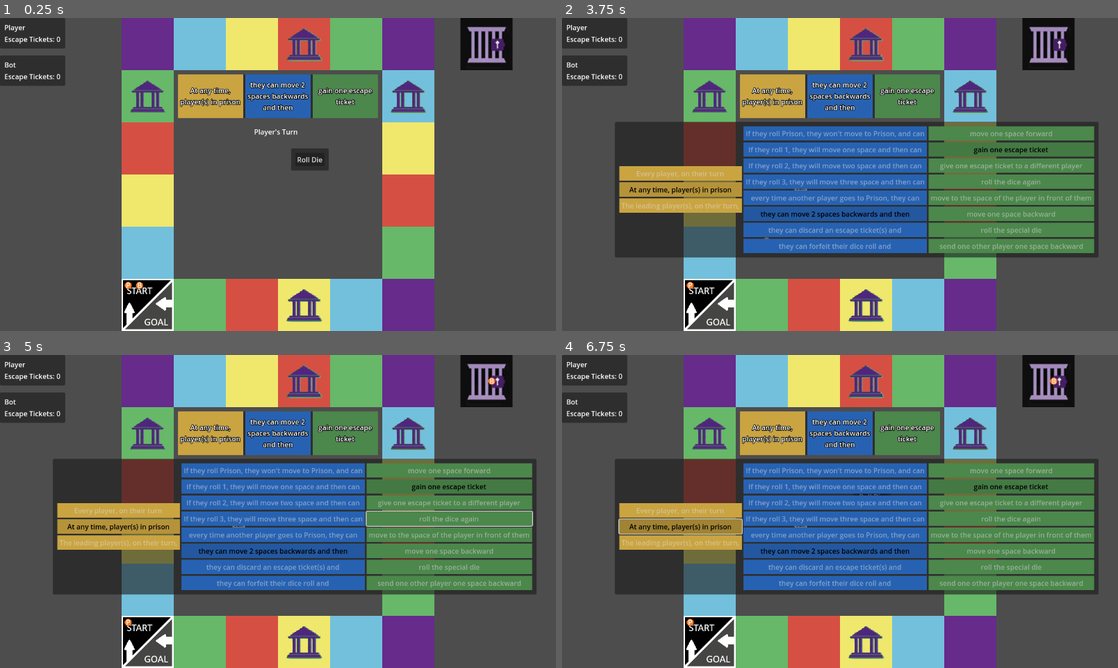
Above: before the commit, frames 1-4 (two rows, left to right).
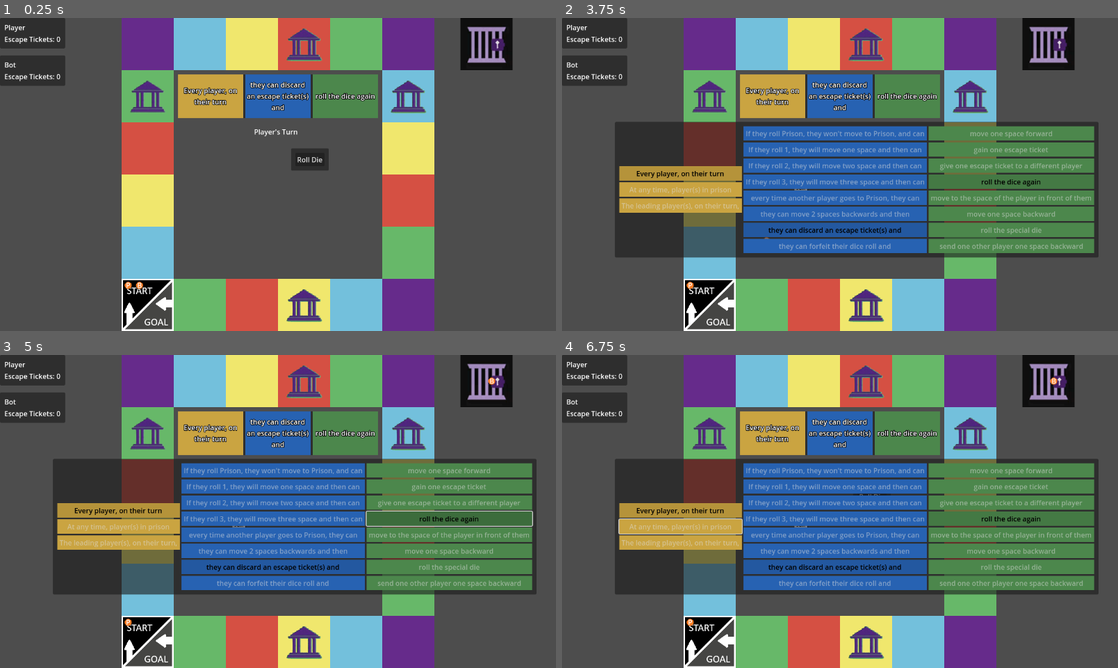
Above: after the commit, the same moments.

Repository: tjfeldman/RulesRace
Game: Godot game, scene res://rules_race_board.tscn
Two runs of this game, one before a commit and one after it. Both use one fixed random seed, a clock stepped at 60 frames per second and the inputs below.
Inputs (mouse positions are in pixels of both pictures, inside the frame that each line leads up to):
- Up to frame 1 (0.25 s): no input
- Up to frame 2 (3.75 s): click "Roll Die" at 0.5 s; tap Enter at 1.25, 3.5 s; move the mouse to (962, 158) at 1.27 s; click (962, 158) at 1.42 s; click "End Turn" at 2 s; tap Space at 2.75 s; move the mouse to (728, 190) at 2.77 s; click (728, 190) at 2.92 s; move the mouse to (895, 105) at 3.52 s; click (895, 105) at 3.67 s
- Up to frame 3 (5 s): click (450, 517) at 4.25 s, where only the run after the commit has a clickable "roll the dice again"
- Up to frame 4 (6.75 s): click (1012, 517) at 5 s, where only the run after the commit has a clickable "roll the dice again"; click (1012, 517) at 5.75 s, where only the run after the commit has a clickable "roll the dice again"; click (678, 527) at 6.5 s, where only the run before the commit has a clickable "At any time, player(s) in pri…"

The runs differ from the first frame. In frame 1, 1.0% of the frame differs, in the area x 32-68%, y 20-30%; in frame 2, 2.2%; in frame 3, 3.4%, in the area x 12-96%, y 20-70%; in frame 4, 3.0%.

Commit message:
Reworked ActionManager handling of dice. The game tracks if the player has a normal die to roll and a special die to roll. The special die will always be rolled before a normal die. The reroll die with a group option that requires the player to make a payment displays at end of turn. All other group rules cannot trigger in end of turn. Leaving prison itself no longer grants a dice, but if you use a ticket you still have your turn's roll.
Signed-off-by: Tyler Feldman <tyler.feldman148@gmail.com>

Diff:
--- a/scripts/ActionManager.gd
+++ b/scripts/ActionManager.gd
@@ -7,12 +7,18 @@
 @onready var group: Button = $PanelContainer/MarginContainer/VBoxContainer/Group
 @onready var end: Button = $PanelContainer/MarginContainer/VBoxContainer/End
 
+"""
+When a player's turn starts, they roll a die.
+Before they roll this die, they can use an escape ticket or group rule.
+Once they roll the standard die, their turn ends and they cannot use escape tickets or group rules.
+"""
+
 enum TurnState {
 	LOADING, #Game is Loading
-	START, #Start of Turn
-	CAN_ROLL, #Player can roll
-	ROLLING, #Player is Rolling
-	END, #Player is at end of their turn
+	START, #Start of Turn, player has a die to roll
+	ROLLING, #The player is rolling their die.
+	CAN_ROLL, #The player has additional dice to roll
+	END, #Player is at end of their turn, can no longer do anything else
 	OVER, #Game is over
 };
 
@@ -20,7 +26,8 @@
 static var _currentTurnState: TurnState = TurnState.LOADING;
 static func getCurrentTurnState(): return _currentTurnState;
 
-var _currentDieToRoll = Dice.Type.NONE;
+var _hasNormalDie: bool = false;
+var _hasSpecialDie: bool = false;
 var _currentGroupAction: GroupAction = GroupAction.new();
 
 #TODO: Maybe change to Static Class
@@ -36,7 +43,8 @@
 
 func _next_turn():
 	if _currentTurnState != TurnState.OVER:
-		_currentDieToRoll = Dice.Type.NORMAL;
+		_hasNormalDie = true;
+		_hasSpecialDie = false;
 		_currentTurnState = TurnState.START;
 		_show_actions();
 		if PlayerManager.getCurrentTurnPlayer().isBot():
@@ -45,19 +53,24 @@
 		else:
 			self.visible = true;
 
-func _player_moved(escapedFromPrison: bool):
-	if escapedFromPrison:
-		_currentDieToRoll = Dice.Type.NORMAL;
-	_updateTurnState();
+func _player_moved():
+	#remove the extra dice the player has one
+	if _hasNormalDie or _hasSpecialDie:
+		_currentTurnState = TurnState.CAN_ROLL;
+	#otherwise their turn is over
+	else:
+		_currentTurnState = TurnState.END;
+	_show_actions();
 	if PlayerManager.getCurrentTurnPlayer().isBot():
 		_bot_turn_action();
 
 func _gain_die(special_die: bool):
 	if special_die:
-		_currentDieToRoll = Dice.Type.SPECIAL;
+		_hasSpecialDie = true;
 	else:
-		_currentDieToRoll = Dice.Type.NORMAL;
-	_updateTurnState();
+		_hasNormalDie = true;
+	_currentTurnState = TurnState.CAN_ROLL;
+	_show_actions();
 
 func _on_escape_pressed() -> void:
 	_disable_all_actions();
@@ -66,13 +79,13 @@
 	_show_actions();
 
 func _on_dice_pressed() -> void:
-	_currentDieToRoll = Dice.Type.NONE;
+	_hasNormalDie = false;
 	_disable_all_actions();
 	_currentTurnState = TurnState.ROLLING;
 	Events.emit_signal("roll_die_action", false);
 
 func _on_special_pressed() -> void:
-	_currentDieToRoll = Dice.Type.NONE;
+	_hasSpecialDie = false;
 	_disable_all_actions();
 	_currentTurnState = TurnState.ROLLING;
 	Events.emit_signal("roll_die_action", true);
@@ -105,6 +118,24 @@
 	var currentTurnPlayer = PlayerManager.getCurrentTurnPlayer();
 	return _currentTurnState == TurnState.START and currentTurnPlayer.isInJail() and currentTurnPlayer.hasEscapeTicket();
 
+func _player_can_use_group_rule():
+	#Players can only use the group rule if the following are true
+	#The group rule is valid
+	var isValid = _currentGroupAction.isValid();
+
+	#The player can pay for the group rule
+	var canPay = _currentGroupAction.canPay(PlayerManager.getCurrentTurnPlayer());
+
+	var endOfTurn = _currentTurnState == TurnState.END;
+	#If the rule grants special dice, it is not the end of turn and the player does not have a special die
+	if _currentGroupAction.isGrantSpecialDie():
+		return isValid and canPay and not _hasSpecialDie and not endOfTurn;
+	#if the rule grants a reroll, it is end of turn and the player does not have a normal die
+	elif _currentGroupAction.isGrantReroll():
+		return isValid and canPay and not _hasNormalDie and endOfTurn
+	#otherwise just check if it is not end of turn
+	return isValid and canPay and not endOfTurn;
+
 func _player_escapes_jail():
 	var currentTurnPlayer = PlayerManager.getCurrentTurnPlayer();
 	#TODO: Move Turn Status update to this function?
@@ -131,28 +162,21 @@
 	else:
 		_on_end_pressed();
 
-func _updateTurnState():
-	if _currentTurnState == TurnState.OVER:
-		return;
-
-	if _currentDieToRoll == Dice.Type.NONE:
-		_currentTurnState = TurnState.END;
-	else:
-		_currentTurnState = TurnState.CAN_ROLL;
-	_show_actions();
-
 func _forfeit_die():
-	_currentDieToRoll = Dice.Type.NONE;
 	_currentTurnState = TurnState.END;
 
 func _show_actions():
 	_enable_all_actions();
-	var endOfTurn = _currentTurnState == TurnState.END;
-	escape.visible = _player_can_escape_jail() and not endOfTurn;
-	dice.visible = _currentDieToRoll == Dice.Type.NORMAL and not endOfTurn;
-	special.visible = _currentDieToRoll == Dice.Type.SPECIAL and not endOfTurn;
-	group.visible = _currentGroupAction.isValid() and _currentGroupAction.canPay(PlayerManager.getCurrentTurnPlayer()) and not endOfTurn;
-	end.visible = endOfTurn;
+	if _currentTurnState == TurnState.OVER:
+		self.visible = false;
+	else:
+		var endOfTurn = _currentTurnState == TurnState.END;
+
+		escape.visible = _player_can_escape_jail();
+		dice.visible = _hasNormalDie and not _hasSpecialDie and not endOfTurn;
+		special.visible = _hasSpecialDie and not endOfTurn;
+		group.visible =  _player_can_use_group_rule();
+		end.visible = endOfTurn;
 
 func _update_group_action(groupAction: GroupAction):
 	_currentGroupAction = groupAction;
--- a/scripts/Events.gd
+++ b/scripts/Events.gd
@@ -21,7 +21,7 @@
 signal gain_die_roll(special: bool);
 
 #Move Events
-signal player_moved(escapedFromPrison: bool);
+signal player_moved();
 signal player_reached_goal(player: Player);
 
 #Group Rule Events
--- a/scripts/GroupAction.gd
+++ b/scripts/GroupAction.gd
@@ -28,6 +28,12 @@
 			_action_cost_type = CostType.NONE;
 	_action_effect = effect;
 	_action_when = actionWhen;
+
+func isGrantSpecialDie():
+	return _action_effect == GroupRules.Effect.ROLL_SPECIAL_DIE;
+
+func isGrantReroll():
+	return _action_effect == GroupRules.Effect.REROLL_DIE;
 
 func isValid():
 	return _action_cost_type != CostType.NONE;
--- a/scripts/GroupRuleSelector.gd
+++ b/scripts/GroupRuleSelector.gd
@@ -72,14 +72,17 @@
 			return PlayerManager.getListOfAllOtherPlayers(affectedPlayer).filter(func(p): return p.getBoardPosition() > 0 and not p.isInJail() and not p.hasFinished());
 		Effect.TRANSFER_TICKET:
 			return affectedPlayer.hasEscapeTicket();
+		Effect.REROLL_DIE:
+			#can only reroll a die after rolling the die
+			return ActionManager.getCurrentTurnState() != ActionManager.TurnState.START;
 		_:
 			return true;
 
 func random_rule():
 	#select random group rules
-	selectedWhenRule = whenGroupButtons[1];
-	selectedTriggerRule = triggerGroupButtons[5];
-	selectedEffectRule = effectGroupButtons[1];
+	selectedWhenRule = whenGroupButtons[0];
+	selectedTriggerRule = triggerGroupButtons[6];
+	selectedEffectRule = effectGroupButtons[3];
 
 	#toggle selected
 	selectedWhenRule.button_pressed = true;
--- a/scripts/Main.gd
+++ b/scripts/Main.gd
@@ -56,7 +56,7 @@
 	var currentPlayer = PlayerManager.getCurrentTurnPlayer();
 	if await group_rule_manager.checkRollTrigger(currentPlayer, roll):
 		turn_status.text = "%s triggered the group rule" %currentPlayer.playerName;
-		Events.emit_signal("player_moved", false);
+		Events.emit_signal("player_moved");
 		return;
 
 	match roll:
@@ -64,12 +64,12 @@
 			var sentToJail = await currentPlayer.sendToJail();
 			if sentToJail:
 				turn_status.text = "%s went to jail" %currentPlayer.playerName;
-			Events.emit_signal("player_moved", false);
+			Events.emit_signal("player_moved");
 		"Escape":
 			var escapeFromJail = await currentPlayer.escapeFromJail();
 			if escapeFromJail:
 				turn_status.text = "%s escaped jail" %currentPlayer.playerName;
-			Events.emit_signal("player_moved", escapeFromJail);
+			Events.emit_signal("player_moved");
 		_:
 			if !currentPlayer.isInJail():
 				turn_status.text = "%s is moving %s spaces" %[currentPlayer.playerName, roll];
@@ -78,7 +78,7 @@
 				if board.isOfficeSpace(currentPlayer.getBoardPosition()):
 					turn_status.text = "%s landed on office" %currentPlayer.playerName;
 					await _prompt_for_office_reward(currentPlayer);
-			Events.emit_signal("player_moved", false);
+			Events.emit_signal("player_moved");
 
 
 #TODO: Factor for more than 2 players
